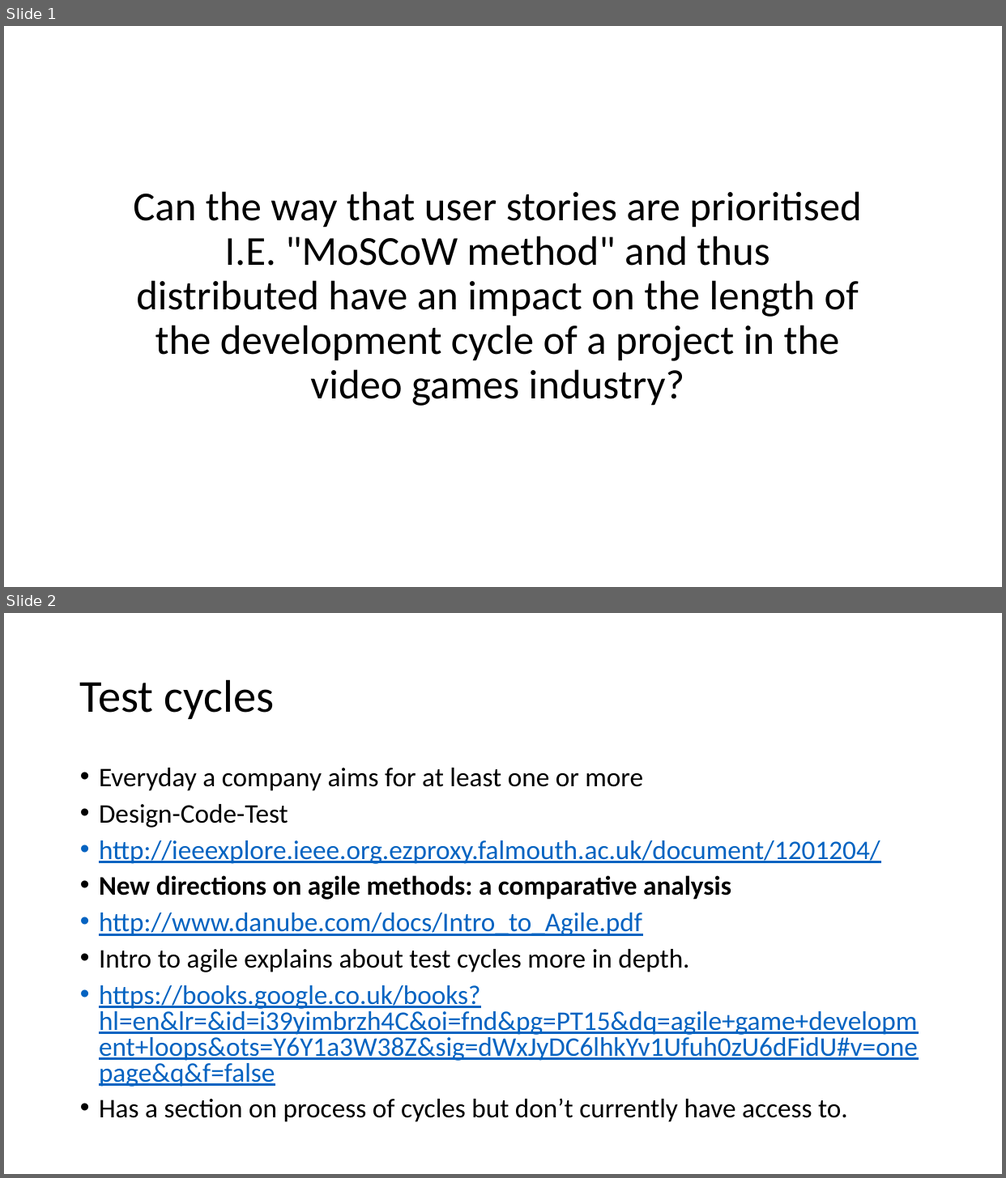
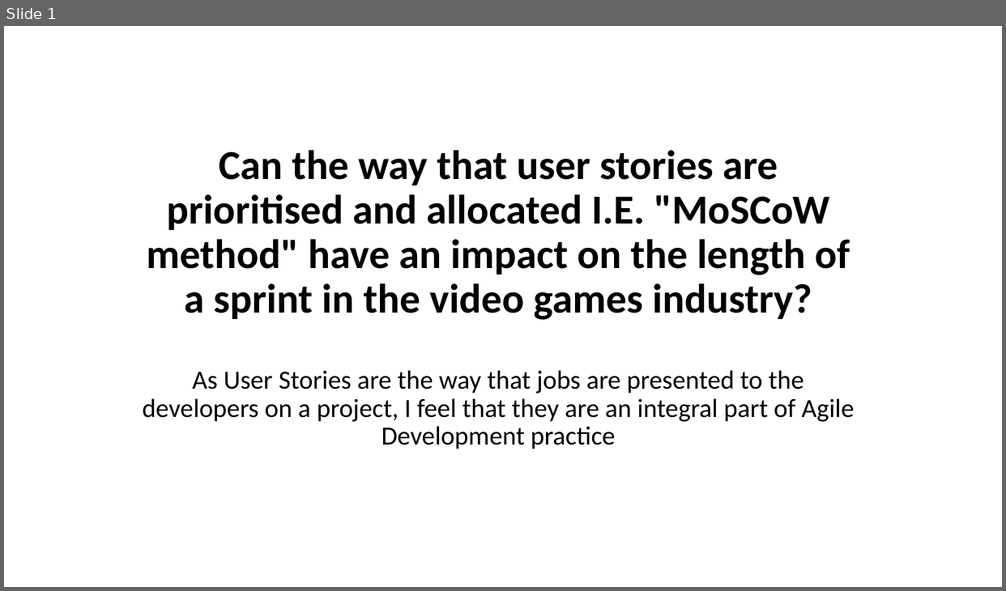
Before and after one commit to jack-maber/comp150-agile, a slide deck: Agilequestion.pptx. Shown one above the other, each under a label of ours: slides 1 and 2 before the commit, slide 1 after it. The pictures are 1006x1178 and 1006x591 pixels, drawn with LibreOffice and Linux fonts; fonts in the diff are those of the drawing. Boxes give left, top, right and bottom in pixels: in the first picture for what was removed or moved away, otherwise in the second. Text is boxed around its words. In the diff, an @@ line names an element or a change of style, - is before the commit and + after.

```diff
--- a/Agilequestion.pptx
+++ b/Agilequestion.pptx
@@ slide 2 removed at (x1=4, y1=613, x2=1002, y2=1174), background #FFFFFF @@
@@ title removed at (x1=80, y1=679, x2=275, y2=719) @@
-Test cycles
@@ text removed at (x1=99, y1=768, x2=918, y2=1122) @@
-• Everyday a company aims for at least one or more
-• Design-Code-Test
-• http://ieeexplore.ieee.org.ezproxy.falmouth.ac.uk/document/1201204/
-• New directions on agile methods: a comparative analysis
-• http://www.danube.com/docs/Intro_to_Agile.pdf
-• Intro to agile explains about test cycles more in depth.
-• https://books.google.co.uk/books?hl=en&lr=&id=i39yimbrzh4C&oi=fnd&pg=PT15&dq=agile+game+development+loops&ots=Y6Y1a3W38Z&sig=dWxJyDC6lhkYv1Ufuh0zU6dFidU#v=onepage&q&f=false
-• Has a section on process of cycles but don’t currently have access to.
@@ slide 1 changed as well @@
@@ title at (x1=143, y1=150, x2=854, y2=450): text changed; bold on @@
-Can the way that user stories are prioritised I.E. "MoSCoW method" and thus distributed have an impact on the length of the development cycle of a project in the video games industry?
+Can the way that user stories are prioritised and allocated I.E. "MoSCoW method" have an impact on the length of a sprint in the video games industry?
+As User Stories are the way that jobs are presented to the developers on a project, I feel that they are an integral part of Agile Development practice
```
Also in this commit, not shown: 2 slides added, 2 other slides removed, 1 other file.
